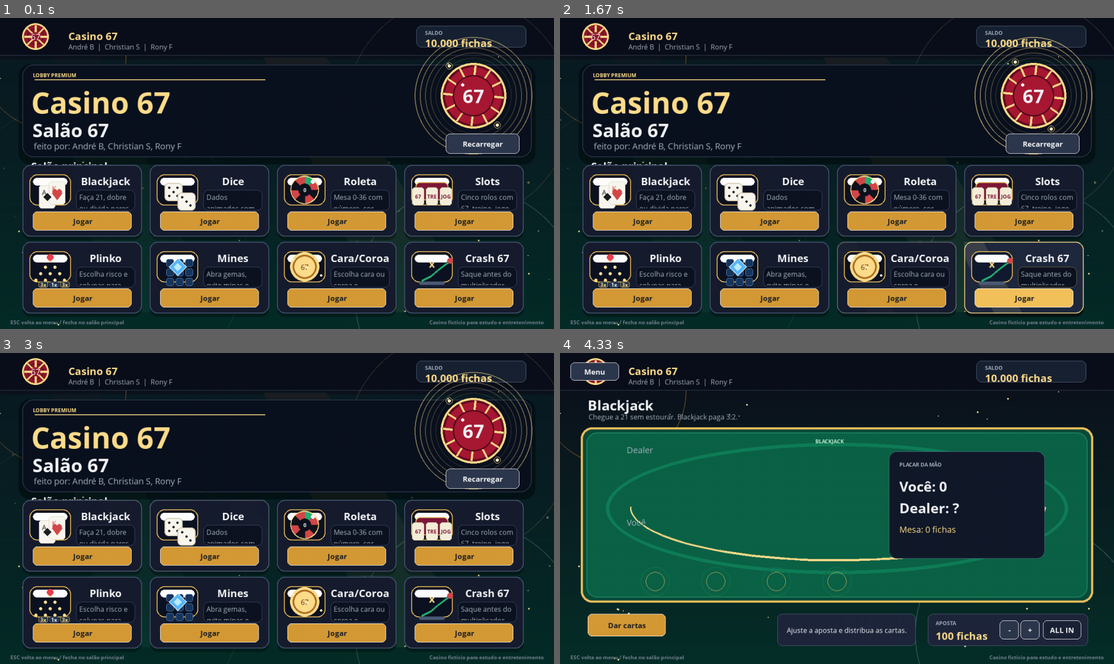
Above: before the commit, frames 1-4 (two rows, left to right).
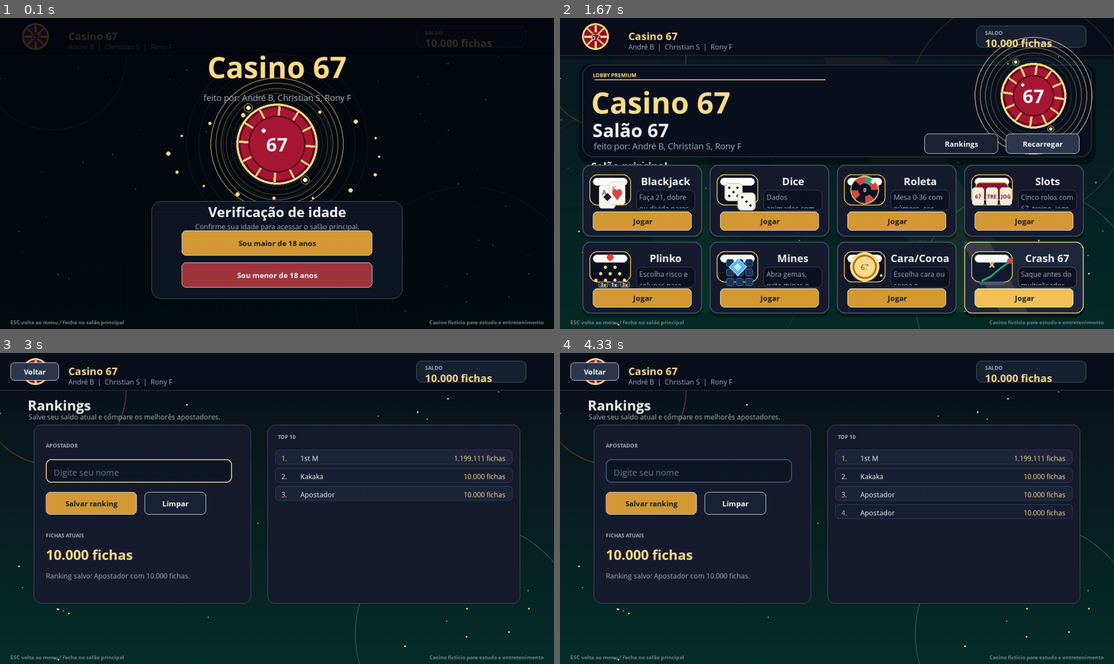
Above: after the commit, the same moments.

Repository: AndreBisker/Projeto-Pygame-Design-de-Software
Game: pygame game, started from main.py
Two runs of this game, one before a commit and one after it. Both use one fixed random seed, a clock stepped at 60 frames per second and the inputs below.
Inputs (mouse positions are in pixels of both pictures, inside the frame that each line leads up to):
- Up to frame 1 (0.1 s): no input
- Up to frame 2 (1.67 s): click (837, 241) at 0.38 s, where only the run after the commit has a clickable "Sou maior de 18 anos"; press the mouse at (958, 142) at 0.7 s; move the mouse to (798, 154) at 0.8 s; release the mouse at (637, 164) at 0.93 s; click "-" at 1.05 s; tap Esc at 1.33 s
- Up to frame 3 (3 s): press the mouse at (465, 611) at 1.7 s; move the mouse to (265, 555) at 1.8 s; release the mouse at (72, 499) at 1.93 s; click "67" at 2.05 s; press the mouse at (83, 536) at 2.37 s; move the mouse to (249, 508) at 2.47 s; release the mouse at (415, 480) at 2.6 s; tap Enter at 2.67 s
- Up to frame 4 (4.33 s): press the mouse at (593, 371) at 3.03 s; move the mouse to (632, 440) at 3.13 s; release the mouse at (670, 511) at 3.27 s; press the mouse at (593, 371) at 3.37 s; move the mouse to (814, 396) at 3.47 s; release the mouse at (1036, 418) at 3.6 s

The runs differ from the first frame. In frame 1, 54% of the frame differs, in the area x 0-100%, y 0-100%; in frame 2, 0.4%; in frame 3, 29%; in frame 4, 48%.

Commit message:
Commit 13/05

Diff:
--- a/main.py
+++ b/main.py
@@ -1,3 +1,4 @@
+import json
 import math
 import random
 from dataclasses import dataclass
@@ -367,6 +368,47 @@
         self.bet = max(self.min_bet, self.app.balance)
 
 
+class AgeGateScene(Scene):
+    def __init__(self, app):
+        super().__init__(app)
+        self.time = 0.0
+
+    def build_ui(self):
+        self.buttons = [
+            Button(pygame.Rect(420, 492, 440, 58), "Sou maior de 18 anos", lambda: self.app.set_scene("menu"), "primary"),
+            Button(pygame.Rect(420, 566, 440, 58), "Sou menor de 18 anos", self.deny_access, "danger"),
+        ]
+
+    def deny_access(self):
+        self.app.quit_game()
+
+    def update(self, dt):
+        self.time += dt
+
+    def draw(self, surface):
+        veil = pygame.Surface((WIDTH, HEIGHT), pygame.SRCALPHA)
+        veil.fill((4, 7, 14, 210))
+        surface.blit(veil, (0, 0))
+        for i in range(16):
+            angle = self.time * 0.35 + i * math.tau / 16
+            radius = 235 + math.sin(self.time * 1.2 + i) * 16
+            x = int(WIDTH // 2 + math.cos(angle) * radius)
+            y = int(318 + math.sin(angle) * radius * 0.45)
+            pygame.draw.circle(surface, (255, 221, 139, 30), (x, y), 3 + i % 3)
+        halo = pygame.Surface((460, 460), pygame.SRCALPHA)
+        for radius in range(210, 70, -28):
+            alpha = int(12 + (210 - radius) * 0.18)
+            pygame.draw.circle(halo, (*GOLD_2, alpha), (230, 230), radius, 2)
+        surface.blit(halo, halo.get_rect(center=(WIDTH // 2, 292)))
+        draw_premium_chip(surface, (WIDTH // 2, 292), 94, "67", self.app.fonts["h1"], (math.sin(self.time * 2.2) + 1) / 2)
+        draw_text(surface, "Casino 67", self.app.fonts["mega"], GOLD_2, (WIDTH // 2, 112), "center")
+        draw_text(surface, "feito por: André B, Christian S, Rony F", self.app.fonts["body"], MUTED, (WIDTH // 2, 184), "center")
+        panel = pygame.Rect(350, 424, 580, 226)
+        rounded_rect(surface, panel, (15, 22, 36), 22, 1, (86, 101, 132))
+        draw_text(surface, "Verificação de idade", self.app.fonts["h2"], WHITE, (WIDTH // 2, 448), "center")
+        draw_text(surface, "Confirme sua idade para acessar o salão principal.", self.app.fonts["small"], MUTED, (WIDTH // 2, 482), "center")
+
+
 class MenuScene(Scene):
     def __init__(self, app):
         super().__init__(app)
@@ -398,6 +440,7 @@
             self.card_rects.append((rect, scene, title, desc, icon))
             self.buttons.append(Button(pygame.Rect(rect.x + 24, rect.bottom - 58, rect.w - 48, 44), "Jogar", lambda s=scene: self.app.set_scene(s), "primary"))
         self.buttons.append(Button(pygame.Rect(1030, 268, 170, 46), "Recarregar", self.app.refill_balance, "secondary"))
+        self.buttons.append(Button(pygame.Rect(842, 268, 170, 46), "Rankings", lambda: self.app.set_scene("rankings"), "ghost"))
 
     def update(self, dt):
         self.time += dt
@@ -2218,6 +2261,131 @@
         self.draw_bet_box(surface, 850, 604)
 
 
+class RankingScene(Scene):
+    def __init__(self, app):
+        super().__init__(app)
+        self.rankings = []
+        self.name_text = ""
+        self.input_active = True
+        self.message = "Digite seu nome e salve sua pontuação."
+        self.input_rect = pygame.Rect(106, 246, 430, 54)
+
+    def on_enter(self):
+        self.message = "Digite seu nome e salve sua pontuação."
+        self.rankings = self.load_rankings()
+        self.input_active = True
+
+    def build_ui(self):
+        self.buttons = [
+            Button(pygame.Rect(24, 22, 112, 42), "Voltar", lambda: self.app.set_scene("menu"), "secondary"),
+            Button(pygame.Rect(106, 322, 210, 52), "Salvar ranking", self.save_current_ranking, "primary"),
+            Button(pygame.Rect(334, 322, 142, 52), "Limpar", self.clear_name, "ghost"),
+        ]
+
+    def rankings_path(self):
+        return self.app.base_dir / "rankings.json"
+
+    def load_rankings(self):
+        path = self.rankings_path()
+        if not path.exists():
+            try:
+                path.write_text("[]", encoding="utf-8")
+            except OSError:
+                self.message = "Não foi possível criar rankings.json."
+                return []
+        try:
+            data = json.loads(path.read_text(encoding="utf-8"))
+        except (OSError, json.JSONDecodeError):
+            self.message = "Ranking vazio ou corrompido. Um novo ranking será usado."
+            return []
+        if not isinstance(data, list):
+            return []
+        cleaned = []
+        for item in data:
+            if not isinstance(item, dict):
+                continue
+            name = str(item.get("name", "Apostador")).strip()[:24] or "Apostador"
+            try:
+                chips = int(item.get("chips", 0))
+            except (TypeError, ValueError):
+                chips = 0
+            cleaned.append({"name": name, "chips": max(0, chips)})
+        return sorted(cleaned, key=lambda item: item["chips"], reverse=True)
+
+    def write_rankings(self):
+        path = self.rankings_path()
+        try:
+            path.write_text(json.dumps(self.rankings, ensure_ascii=False, indent=2), encoding="utf-8")
+            return True
+        except OSError:
+            self.message = "Não foi possível salvar o ranking."
+            return False
+
+    def save_current_ranking(self):
+        name = self.name_text.strip()[:24] or "Apostador"
+        self.rankings.append({"name": name, "chips": int(self.app.balance)})
+        self.rankings = sorted(self.rankings, key=lambda item: item["chips"], reverse=True)
+        if self.write_rankings():
+            self.name_text = ""
+            self.message = f"Ranking salvo: {name} com {br_money(self.app.balance)} fichas."
+
+    def clear_name(self):
+        self.name_text = ""
+        self.input_active = True
+
+    def handle_event(self, event):
+        if event.type == pygame.MOUSEBUTTONUP and event.button == 1:
+            self.input_active = self.input_rect.collidepoint(event.pos)
+        if super().handle_event(event):
+            return True
+        if event.type == pygame.TEXTINPUT and self.input_active:
+            if len(self.name_text) < 24 and event.text.isprintable():
+                self.name_text += event.text
+            return True
+        if event.type == pygame.KEYDOWN and self.input_active:
+            if event.key == pygame.K_BACKSPACE:
+                self.name_text = self.name_text[:-1]
+                return True
+            if event.key == pygame.K_RETURN:
+                self.save_current_ranking()
+                return True
+        return False
+
+    def draw_ranking_rows(self, surface, rect):
+        rounded_rect(surface, rect, PANEL, 18, 1, (76, 90, 118))
+        draw_text(surface, "TOP 10", self.app.fonts["tiny"], MUTED, (rect.x + 24, rect.y + 20))
+        if not self.rankings:
+            draw_centered_wrapped(surface, "Nenhum ranking salvo ainda.", self.app.fonts["body"], MUTED, rect.inflate(-40, -80))
+            return
+        for i, item in enumerate(self.rankings[:10]):
+            y = rect.y + 58 + i * 42
+            row = pygame.Rect(rect.x + 18, y, rect.w - 36, 34)
+            color = (31, 39, 60) if i % 2 == 0 else (26, 33, 52)
+            rounded_rect(surface, row, color, 8, 1, (58, 70, 96))
+            rank_color = GOLD_2 if i < 3 else MUTED
+            draw_text(surface, f"{i + 1}.", self.app.fonts["small"], rank_color, (row.x + 14, row.y + 8))
+            draw_text(surface, item["name"], self.app.fonts["small"], WHITE, (row.x + 58, row.y + 8))
+            draw_text(surface, f"{br_money(item['chips'])} fichas", self.app.fonts["small"], GOLD_2, (row.right - 16, row.y + 8), "topright")
+
+    def draw(self, surface):
+        self.draw_panel_title(surface, "Rankings", "Salve seu saldo atual e compare os melhores apostadores.")
+        form = pygame.Rect(78, 166, 502, 414)
+        rounded_rect(surface, form, PANEL, 18, 1, (76, 90, 118))
+        draw_text(surface, "APOSTADOR", self.app.fonts["tiny"], MUTED, (106, 206))
+        border = GOLD_2 if self.input_active else (82, 96, 126)
+        rounded_rect(surface, self.input_rect, (16, 23, 38), 12, 2, border)
+        shown = self.name_text if self.name_text else "Digite seu nome"
+        color = WHITE if self.name_text else (110, 122, 138)
+        draw_text(surface, shown, self.app.fonts["body"], color, (self.input_rect.x + 18, self.input_rect.y + 16))
+        if self.input_active and int(pygame.time.get_ticks() / 420) % 2 == 0:
+            caret_x = self.input_rect.x + 18 + self.app.fonts["body"].size(self.name_text)[0] + 3
+            pygame.draw.line(surface, GOLD_2, (caret_x, self.input_rect.y + 14), (caret_x, self.input_rect.bottom - 14), 2)
+        draw_text(surface, "FICHAS ATUAIS", self.app.fonts["tiny"], MUTED, (106, 414))
+        draw_text(surface, f"{br_money(self.app.balance)} fichas", self.app.fonts["h2"], GOLD_2, (106, 444))
+        draw_wrapped_text(surface, self.message, self.app.fonts["small"], MUTED, pygame.Rect(106, 504, 410, 42), 4, 2)
+        self.draw_ranking_rows(surface, pygame.Rect(618, 166, 584, 414))
+
+
 class CasinoApp:
     def __init__(self):
         pygame.init()
@@ -2236,7 +2404,9 @@
         self.balance = 10000
         self.running = True
         self.scenes = {
+            "agegate": AgeGateScene(self),
             "menu": MenuScene(self),
+            "rankings": RankingScene(self),
             "blackjack": BlackjackScene(self),
             "dice": DiceScene(self),
             "roulette": RouletteScene(self),
@@ -2246,7 +2416,7 @@
             "coinflip": CoinFlipScene(self),
             "crash": CrashScene(self),
         }
-        self.scene_name = "menu"
+        self.scene_name = "agegate"
         self.scene = self.scenes[self.scene_name]
         self.bg_stars = [(random.randrange(WIDTH), random.randrange(HEIGHT), random.randrange(1, 3)) for _ in range(80)]
 
@@ -2300,6 +2470,9 @@
         self.scene = self.scenes[name]
         self.scene.on_enter()
 
+    def quit_game(self):
+        self.running = False
+
     def refill_balance(self):
         self.balance = 10000
 
@@ -2334,7 +2507,7 @@
             self.running = False
         elif event.type == pygame.KEYUP:
             if event.key == pygame.K_ESCAPE:
-                if self.scene_name == "menu":
+                if self.scene_name in ("agegate", "menu"):
                     self.running = False
                 else:
                     self.set_scene("menu")
@@ -2345,7 +2518,13 @@
             self.scene.build_ui()
             for event in pygame.event.get():
                 self.handle_global(event)
+                if not self.running:
+                    break
                 self.scene.handle_event(event)
+                if not self.running:
+                    break
+            if not self.running:
+                break
             self.scene.update(dt)
             self.scene.build_ui()
             self.draw_background()
--- /dev/null
+++ b/rankings.json
@@ -0,0 +1,10 @@
+[
+  {
+    "name": "1st M",
+    "chips": 1199111
+  },
+  {
+    "name": "Kakaka",
+    "chips": 10000
+  }
+]
